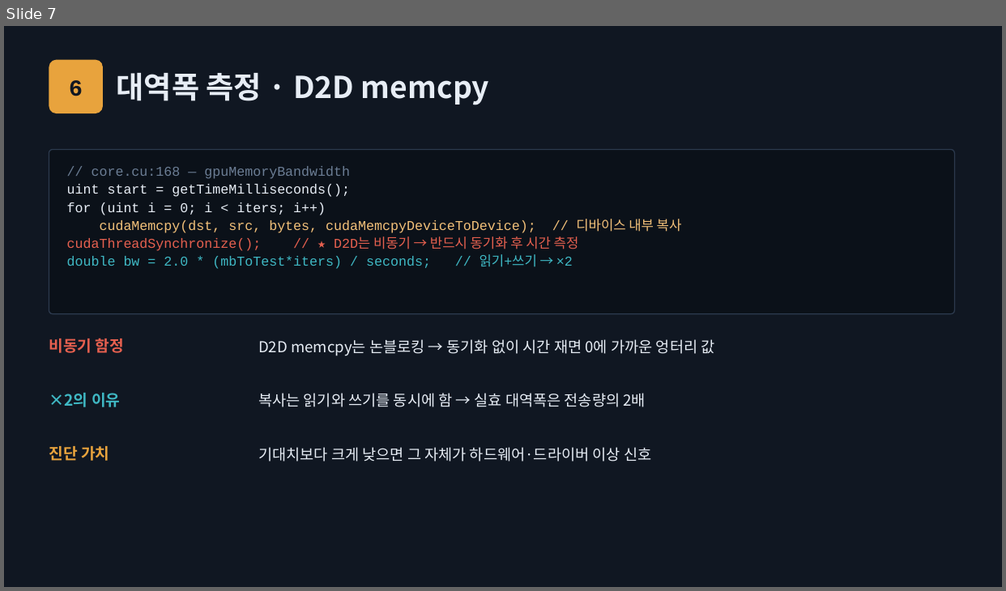
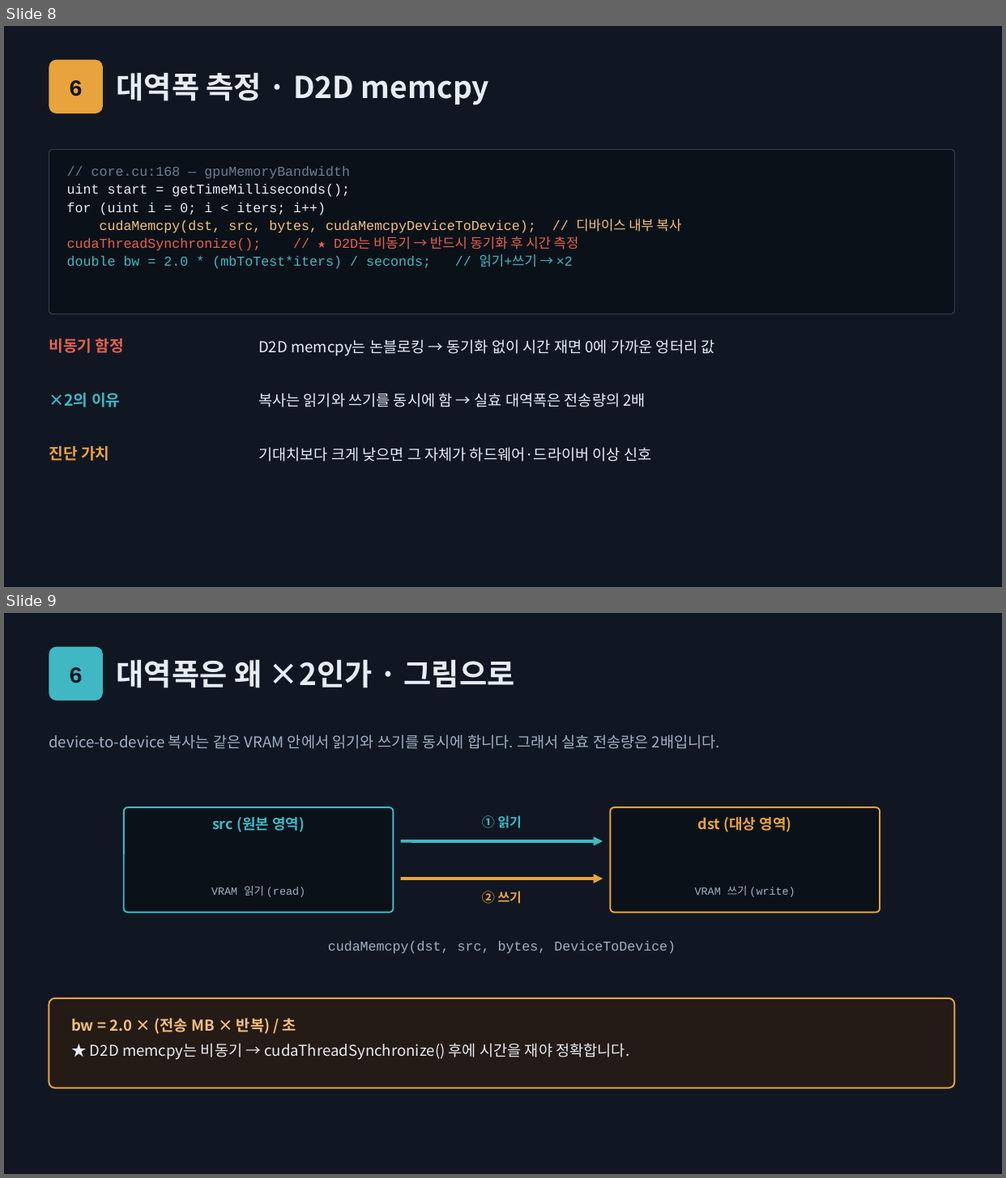
Before and after one commit to chorus96/memtestG80, a slide deck: docs/seminar/slides/세션4_테스트알고리즘과_성능측정.pptx. Shown one above the other, each under a label of ours: slide 7 before the commit, slides 8 and 9 after it. The pictures are 1006x591 and 1006x1178 pixels, drawn with LibreOffice and Linux fonts; fonts in the diff are those of the drawing. Boxes give left, top, right and bottom in pixels: in the first picture for what was removed or moved away, otherwise in the second. Text is boxed around its words. In the diff, an @@ line names an element or a change of style, - is before the commit and + after.

```diff
--- a/docs/seminar/slides/세션4_테스트알고리즘과_성능측정.pptx
+++ b/docs/seminar/slides/세션4_테스트알고리즘과_성능측정.pptx
@@ slide 9 added at [4, 613, 1002, 1174], background #101722 @@
@@ rounded rectangle added at [49, 647, 103, 700], fill #3FB8C4, 22 pt, text #101722, bold @@
+6
@@ text added at [117, 659, 515, 688], 29 pt, text #E7EDF5, bold @@
+대역폭은 왜 ×2인가 · 그림으로
@@ text added at [49, 735, 720, 749], 14.5 pt, text #9FB0C4 @@
+device-to-device 복사는 같은 VRAM 안에서 읽기와 쓰기를 동시에 합니다. 그래서 실효 전송량은 2배입니다.
@@ rounded rectangle added at [124, 807, 394, 913], fill #0B1119, outline #3FB8C4 1.5 pt @@
@@ text added at [212, 817, 305, 833], 14 pt, text #3FB8C4, bold @@
+src (원본 영역)
@@ text added at [482, 815, 522, 828], 12.5 pt, text #3FB8C4, bold @@
+① 읽기
@@ rounded rectangle added at [611, 807, 880, 913], fill #0B1119, outline #E8A33D 1.5 pt @@
@@ text added at [698, 817, 792, 833], 14 pt, text #E8A33D, bold @@
+dst (대상 영역)
@@ arrow added from (401, 841) to (603, 841), #3FB8C4 3 pt @@
@@ arrow added from (401, 879) to (603, 879), #E8A33D 3 pt @@
@@ text added at [211, 886, 305, 897], 10.5 pt, text #9FB0C4 @@
+VRAM 읽기 (read)
@@ text added at [482, 891, 522, 904], 12.5 pt, text #E8A33D, bold @@
+② 쓰기
@@ text added at [695, 886, 795, 897], 10.5 pt, text #9FB0C4 @@
+VRAM 쓰기 (write)
@@ text added at [328, 941, 675, 954], 13 pt, text #9FB0C4 @@
+cudaMemcpy(dst, src, bytes, DeviceToDevice)
@@ rounded rectangle added at [49, 999, 955, 1088], fill #241A16, outline #E8A33D 1.5 pt @@
@@ text added at [71, 1018, 629, 1060], 14.5 pt, text #E7EDF5 @@
+bw = 2.0 × (전송 MB × 반복) / 초
+★ D2D memcpy는 비동기 → cudaThreadSynchronize() 후에 시간을 재야 정확합니다.
@@ what was slide 7 is now slide 8 @@
```
Also in this commit, not shown: 1 other slide added, 13 other files.
